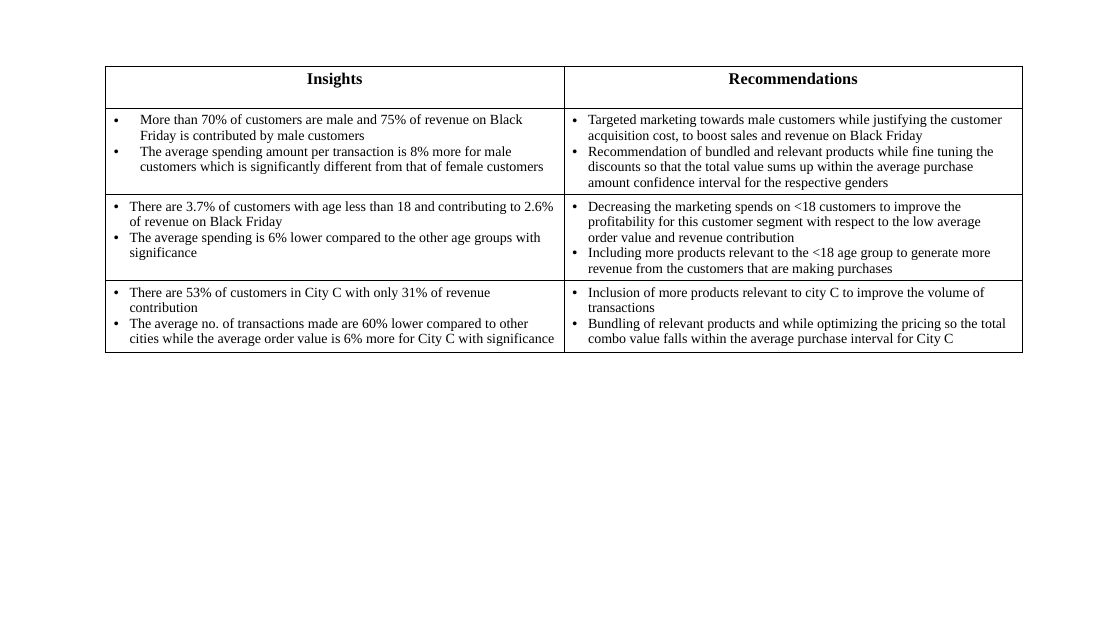
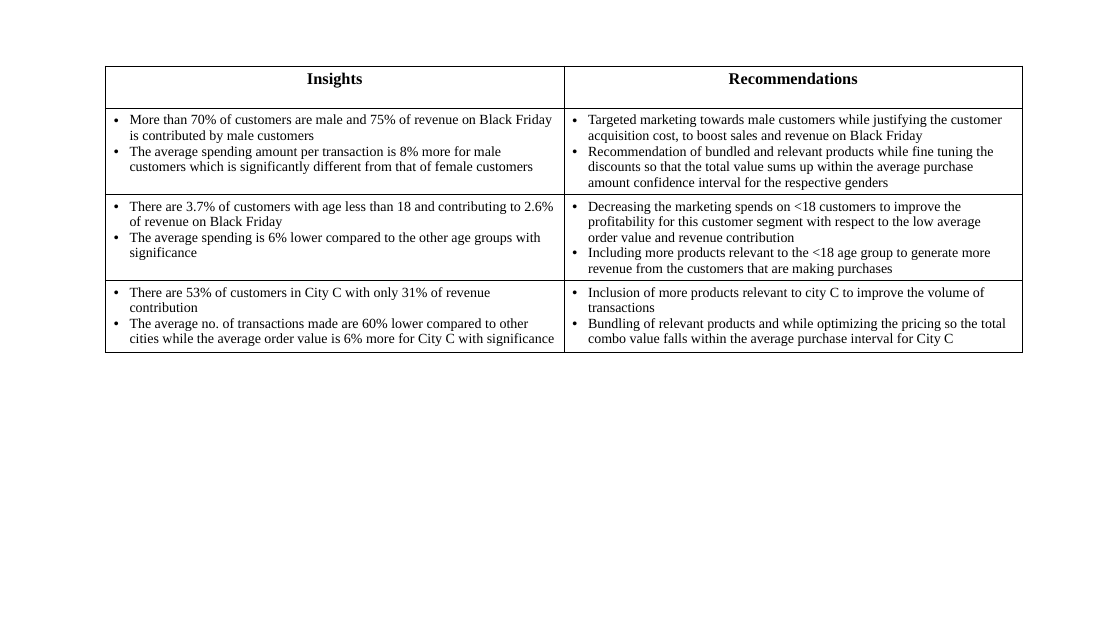
Before and after one commit to lsp-sandeep/ScalerDSML, a slide deck: slide 1 of Walmart/insights_and_recommendations.pptx. Drawn at 1120x630 pixels with LibreOffice and Linux fonts; fonts in the diff are those of the drawing. Boxes give left, top, right and bottom in pixels: in the first picture for what was removed or moved away, otherwise in the second. Text is boxed around its words. In the diff, an @@ line names an element or a change of style, - is before the commit and + after.

```diff
--- a/Walmart/insights_and_recommendations.pptx
+++ b/Walmart/insights_and_recommendations.pptx
@@ table at (105,66,1023,386) @@
@@ indent changed @@
```
Also in this commit, not shown: 10 other files.
